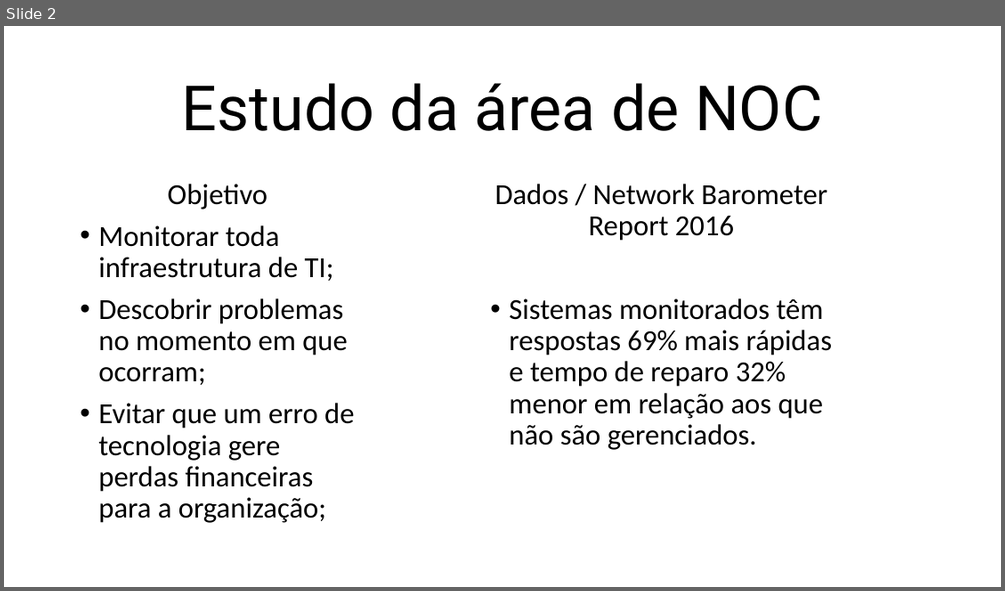
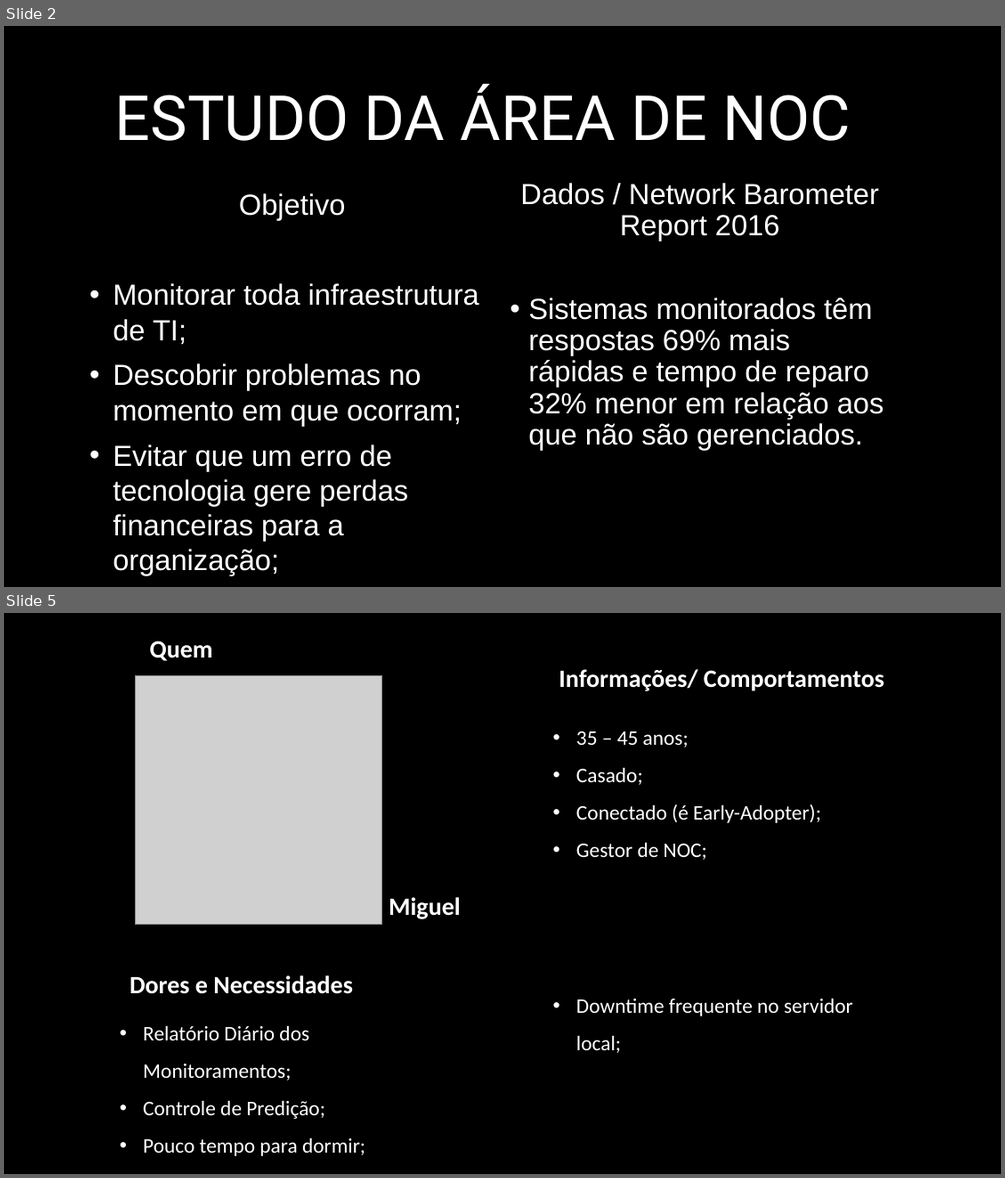
Before and after one commit to lucassilva68/ProjetoII, a slide deck: Documentação/Projeto Monitoramento.pptx. Shown one above the other, each under a label of ours: slide 2 before the commit, slides 2 and 5 after it; the slides between them are not shown. The pictures are 1005x591 and 1005x1178 pixels, drawn with LibreOffice and Linux fonts; fonts in the diff are those of the drawing; grey boxes stand for pictures; background and template pictures are left out. Boxes give left, top, right and bottom in pixels: in the first picture for what was removed or moved away, otherwise in the second. Text is boxed around its words. In the diff, an @@ line names an element or a change of style, - is before the commit and + after.

```diff
--- a/Documentação/Projeto Monitoramento.pptx
+++ b/Documentação/Projeto Monitoramento.pptx
@@ slide 5 added at (4,613,1001,1174), background picture (left out) @@
@@ line added from (502, 613) to (502, 953), #000000 2 pt @@
@@ text added at (150,641,213,661), 24 pt, text #FFFFFF, bold @@
+Quem
@@ picture added at (135,675,381,925) @@
@@ text added at (558,669,884,691), 24 pt, text #FFFFFF, bold @@
+Informações/ Comportamentos
@@ text added at (576,731,821,860), 20 pt, text #FFFFFF @@
+• 35 – 45 anos;
+• Casado;
+• Conectado (é Early-Adopter);
+• Gestor de NOC;
@@ text added at (388,897,461,919), 24 pt, text #FFFFFF, bold @@
+Miguel
@@ line added from (4, 957) to (999, 949), #000000 2 pt @@
@@ text added at (129,975,353,994), 24 pt, text #FFFFFF, bold @@
+Dores e Necessidades
@@ text added at (576,997,853,1053), 20 pt, text #FFFFFF @@
+• Downtime frequente no servidor local;
@@ text added at (143,1025,365,1156), 20 pt, text #FFFFFF @@
+• Relatório Diário dos Monitoramentos;
+• Controle de Predição;
+• Pouco tempo para dormir;
@@ slide 2 changed as well @@
@@ background #FFFFFF to picture (left out) @@
@@ title at (115,84,850,141): text changed; text colour #000000 to #FFFFFF @@
-Estudo da área de NOC
+ESTUDO DA ÁREA DE NOC
@@ text "Objetivo": place and size @@
-text "Objetivo" at (98,184,354,523)
+text "Objetivo" at (113,193,479,575)
@@ text "Objetivo" at (113,193,479,575): font Calibri to Arial, text colour #000000 to #FFFFFF; line spacing 0.9 to 1; indent changed; vertical alignment top to middle @@
@@ text "Dados / Network Barometer Report ...": place and size @@
-text "Dados / Network Barometer Report ..." at (495,184,832,450)
+text "Dados / Network Barometer Report ..." at (520,183,884,450)
@@ text "Dados / Network Barometer Report ..." at (520,183,884,450): font Calibri to Arial, text colour #000000 to #FFFFFF @@
```
Also in this commit, not shown: 3 other slides changed, 4 other slides added, 1 slide removed.
